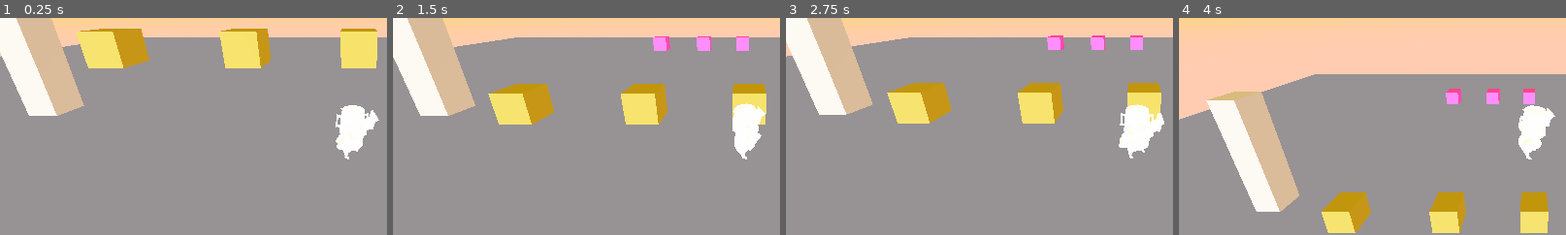
Above: before the commit, frames 1-4 (left to right).
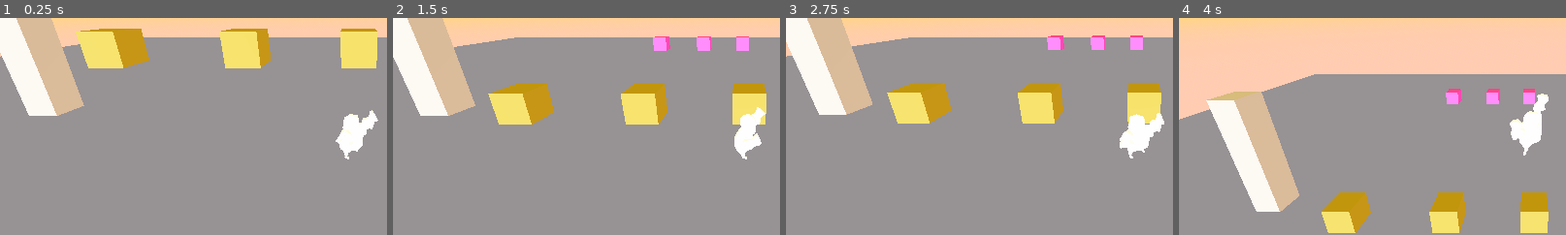
Above: after the commit, the same moments.

Repository: otsuki1153/Game-Jam-Base
Game: Godot game, scene res://Level Scenes/main.tscn
Two runs of this game, one before a commit and one after it. Both use one fixed random seed, a clock stepped at 60 frames per second and the inputs below.
Inputs (mouse positions are % of the whole screen's width and height, from its top left):
- Up to frame 1 (0.25 s): no input
- Up to frame 2 (1.5 s): move the mouse to (55, 50) at 0.52 s; tap A (A) at 0.6 s; tap D (D) at 0.8, 1.35 s; tap Enter at 1.25 s; move the mouse to (45, 50) at 1.27 s
- Up to frame 3 (2.75 s): tap S (S) at 1.55, 2.1 s; move the mouse to (52, 48) at 2.02 s; tap A (A) at 2.3 s
- Up to frame 4 (4 s): move the mouse to (49, 52) at 2.77 s; tap A (A) at 2.85 s; tap D (D) at 3.05, 3.6 s; tap Space (Espaco) at 3.5 s; move the mouse to (57, 51) at 3.52 s; tap S (S) at 3.8 s
The pictures show only the part of the screen within x 5-55%, y 32-82%; the shares and areas given below are measured in that part.

The runs differ from the first frame. In frame 1, 0.5% of the frame differs, in the area x 86-98%, y 40-61%; in frame 2, 0.6%; in frame 3, 0.5%; in frame 4, 0.9%, in the area x 85-98%, y 34-66%.

Commit message:
feat(anim Player)

Diff:
--- a/treino-de-2.5-3d/Characters Models/Chalu/chalu___low_polly___animacoes.tscn
+++ b/treino-de-2.5-3d/Characters Models/Chalu/chalu___low_polly___animacoes.tscn
@@ -5,22 +5,38 @@
 [node name="Chalu - LowPolly - Animacoes" unique_id=734700064 instance=ExtResource("1_8o44a")]
 
 [node name="Skeleton3D" parent="Armature" parent_id_path=PackedInt32Array(1131430601) index="0" unique_id=781235695]
-bones/0/rotation = Quaternion(0.61564827, -0.07486294, -0.1482799, 0.7703154)
-bones/1/rotation = Quaternion(0.014177786, -0.01599985, 0.08346849, 0.9962811)
-bones/2/rotation = Quaternion(0.23445484, 0.004056003, -0.047633562, 0.97095084)
-bones/3/rotation = Quaternion(-0.12542759, 0.008071662, -0.0021624397, 0.9920676)
-bones/5/rotation = Quaternion(-0.12467137, 0.24261639, -0.74409205, 0.60985357)
-bones/6/rotation = Quaternion(0.27249798, 0.064365394, -0.14784974, 0.9485476)
-bones/7/rotation = Quaternion(0.48141554, -0.30688938, -0.51280856, 0.6411595)
-bones/8/rotation = Quaternion(-0.0046604024, 0.06254906, -0.019403335, 0.9978424)
-bones/10/rotation = Quaternion(0.42539153, 0.2946818, 0.7268235, 0.45158863)
-bones/11/rotation = Quaternion(-0.0020883412, 0.0077605825, -0.12884763, 0.9916319)
-bones/12/rotation = Quaternion(0.27452043, 0.42972782, -0.26061857, 0.81978685)
-bones/13/rotation = Quaternion(0.16591884, 0.0015203981, -0.020074897, 0.9859339)
-bones/15/position = Vector3(0.019637967, -9.069801e-06, -0.009146514)
-bones/15/rotation = Quaternion(0.8632308, 0.4770659, 0.090109505, -0.13827856)
-bones/16/rotation = Quaternion(0.11640373, -0.040270455, 0.3781284, 0.91752243)
-bones/17/rotation = Quaternion(-0.48549825, -0.08953411, -0.49089012, 0.71784544)
-bones/19/rotation = Quaternion(0.8390651, -0.22617428, -0.4947845, -0.0017975343)
-bones/20/rotation = Quaternion(-0.016784314, -0.013575112, -0.46688357, 0.8840554)
-bones/21/rotation = Quaternion(-0.44573933, -0.061596543, 0.6619915, 0.59940785)
+bones/0/position = Vector3(4.1514973e-12, 0, -0.0011144091)
+bones/0/rotation = Quaternion(0.6789024, -1.1175871e-08, -1.3504177e-08, 0.7342286)
+bones/1/rotation = Quaternion(0.23079847, -0.023940267, 0.0537481, 0.971221)
+bones/2/rotation = Quaternion(0.20208411, 0.009991876, 0.012223639, 0.9792409)
+bones/3/rotation = Quaternion(-0.29921317, -0.24182208, -0.018448668, 0.92285067)
+bones/5/position = Vector3(0.01906795, 0.012604646, 0.0029195058)
+bones/5/rotation = Quaternion(0.03322896, 0.0085394, -0.6679215, 0.7434406)
+bones/6/rotation = Quaternion(-0.041165225, -0.029192962, 0.09010117, 0.9946533)
+bones/7/rotation = Quaternion(0.08383112, 0.029121777, 0.4242485, 0.9011867)
+bones/8/rotation = Quaternion(0.014554527, -0.057054423, 0.10791369, 0.9924151)
+bones/10/position = Vector3(-0.019067952, 0.012604648, 0.0029195054)
+bones/10/rotation = Quaternion(0.36067253, 0.16939566, 0.6705454, 0.62577105)
+bones/11/rotation = Quaternion(-0.059087384, 0.022261662, -0.2216796, 0.9730732)
+bones/12/rotation = Quaternion(0.0499431, 0.08847635, -0.35559344, 0.92910224)
+bones/13/rotation = Quaternion(0.21857259, 0.374161, 0.09477671, 0.89624053)
+bones/15/position = Vector3(0.01145069, 0.001667452, 0.00013076748)
+bones/15/rotation = Quaternion(0.85350394, 0.015418561, 0.4829179, -0.19515082)
+bones/16/rotation = Quaternion(0.1891321, 0.008057946, 0.029771049, 0.9814672)
+bones/17/rotation = Quaternion(-0.5852137, -0.12723114, -0.5905679, 0.5408943)
+bones/19/position = Vector3(-0.01145069, 0.0016674522, 0.00013076764)
+bones/19/rotation = Quaternion(0.8496365, -0.24580938, -0.46650374, -0.008356422)
+bones/20/rotation = Quaternion(-0.1497005, -0.0065832343, -0.22787538, 0.9620911)
+bones/21/rotation = Quaternion(-0.37118503, -0.023428163, 0.53313595, 0.75989395)
+
+[node name="MascaraChips" parent="Armature/Skeleton3D" index="1" unique_id=351761952]
+visible = false
+
+[node name="MascaraLixo" parent="Armature/Skeleton3D" index="2" unique_id=465341769]
+visible = false
+
+[node name="MascaraRedBUll" parent="Armature/Skeleton3D" index="3" unique_id=2043545796]
+visible = false
+
+[node name="AnimationPlayer" parent="." index="1" unique_id=784687983]
+speed_scale = 4.0
--- a/treino-de-2.5-3d/Characters Scenes/player.gd
+++ b/treino-de-2.5-3d/Characters Scenes/player.gd
@@ -41,6 +41,7 @@
 
 func _ready() -> void:
 	add_to_group("player")
+	player.animation_finished.connect(_on_animation_finished)
 	up_direction = Vector3.UP
 	Input.set_mouse_mode(Input.MOUSE_MODE_CAPTURED)
 
@@ -86,6 +87,7 @@
 func gravity(delta: float) -> void:
 	if not is_on_floor():
 		velocity.y -= Gravidade * delta
+		player.current_animation = "Armature|Pulo"
 	else:
 		velocity.y = 0
 
@@ -97,7 +99,6 @@
 	var dir = enemy_attacked.global_position - global_position
 
 	dir = dir.normalized()
-	attacking = false
 
 	if counter_combo_punch == 2 and counter_combo_kick == 0:
 		critical_damage = true
@@ -126,11 +127,13 @@
 			#toca som de soco com impacto
 			if critical_damage == false:
 				attacking = true
+				player.speed_scale = 4.0
 				player.current_animation = "Armature|SocoFraco"
 				enemy_attacked.apply_Impact(dir, push_intensity, false)
 				counter_combo_punch += 1
 			else:
 				attacking = true
+				player.speed_scale = 4.0
 				player.current_animation = "Armature|SocoForte"
 				var enemies = hit_range.get_overlapping_bodies()
 				for enemy in enemies:
@@ -141,18 +144,18 @@
 				counter_combo_kick = 0
 				critical_damage = false
 				hit_range.scale = Vector3.ONE
-				attacking = false
 		elif Input.is_action_just_pressed("L(Chute)"):
 			#toca animação de chute com impacto
 			#toca som de chute com impacto
 			if critical_damage == false:
 				attacking = true
+				player.speed_scale = 4.0
 				player.current_animation = "Armature|ChuteFraco"
 				enemy_attacked.apply_Impact(dir, push_intensity, false)
 				counter_combo_kick += 1
-				attacking = false
-			else:
-				attacking = true
+			else:
+				attacking = true
+				player.speed_scale = 4.0
 				player.current_animation = "Armature|ChuteForte"
 				var enemies = hit_range.get_overlapping_bodies()
 				for enemy in enemies:
@@ -163,16 +166,18 @@
 				counter_combo_kick = 0
 				critical_damage = false
 				hit_range.scale = Vector3.ONE
-				attacking = false
 	else:
 		if Input.is_action_just_pressed("K(Soco)"):
 			#toca animação de soco sem impacto
 			#toca som de soco sem impacto
 			if critical_damage == false:
 				attacking = true
+				player.speed_scale = 4.0
 				player.current_animation = "Armature|SocoFraco"
 				counter_combo_punch += 1
 			else:
+				player.speed_scale = 4.0
+				player.current_animation = "Armature|SocoForte"
 				counter_combo_kick = 0
 				counter_combo_punch = 0
 				critical_damage = false
@@ -180,10 +185,14 @@
 			#toca animação de chute sem impacto
 			#toca som de chute sem impacto
 			if critical_damage == false:
+				attacking = true
+				player.speed_scale = 4.0
+				player.current_animation = "Armature|ChuteFraco"
 				counter_combo_kick += 1
 			else:
 				attacking = true
-				player.current_animation = "Armature|ChuteFraco"
+				player.speed_scale = 4.0
+				player.current_animation = "Armature|ChuteForte"
 				counter_combo_kick = 0
 				counter_combo_punch = 0
 				critical_damage = false
@@ -214,7 +223,8 @@
 
 
 		if direction != Vector3.ZERO:
-			run = true
+			if !attacking:
+				player.current_animation = "Armature|Correndo"
 			velocity.x = move_toward(velocity.x, direction.x * SPEED, acceleration * delta)
 			velocity.z = move_toward(velocity.z, direction.z * SPEED, acceleration * delta)
 			var target_angle = atan2(direction.x, direction.z)
@@ -222,7 +232,8 @@
 			body.rotation.y = lerp_angle(body.rotation.y, target_angle, 5.0 * delta)
 			hit_collision_pivot.look_at(look_target, Vector3.UP)
 		else:
-			if !attacking:
+			if !attacking and velocity.y == 0:
+				player.speed_scale = 4.0
 				player.current_animation = "Armature|Idle"
 
 			velocity.x = move_toward(velocity.x, 0, friction * delta)
@@ -248,3 +259,8 @@
 
 func health_update(amount):
 	current_health -= amount
+	player.current_animation = "Armature|Dano"
+
+func _on_animation_finished(anim_name: String):
+	if anim_name.contains("Soco") or anim_name.contains("Chute"):
+		attacking = false
Binary file added: treino-de-2.5-3d/Characters Models/Chalu/Textura/TexturaChalu2.png
Not shown, added: treino-de-2.5-3d/Characters Models/Chalu/Textura/TexturaChalu2.png.import
